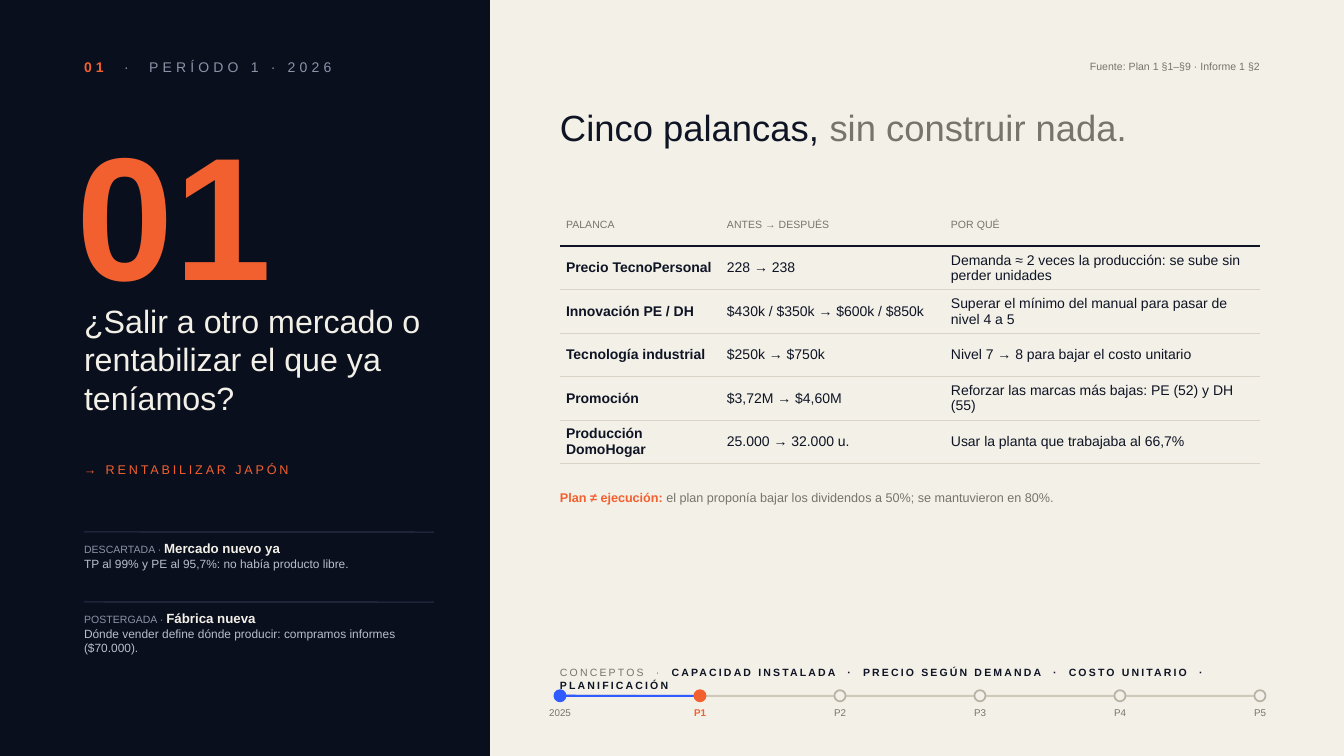
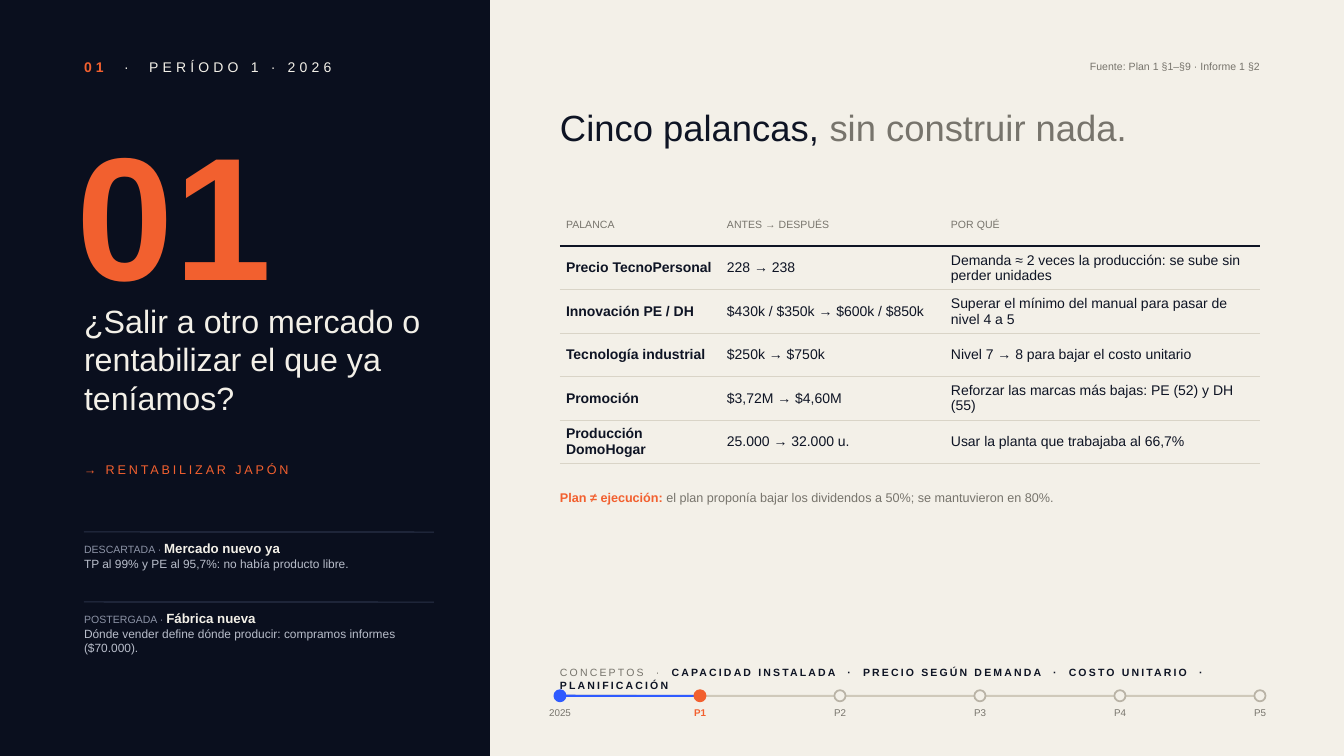
Before and after one commit to bautiwebs-spec/omega, a slide deck: slide 5 of entregables/OMEGA_Cinco_decisiones.pptx. Drawn at 1344x756 pixels with LibreOffice and Linux fonts; fonts in the diff are those of the drawing. Boxes give left, top, right and bottom in pixels: in the first picture for what was removed or moved away, otherwise in the second. Text is boxed around its words. In the diff, an @@ line names an element or a change of style, - is before the commit and + after.

```diff
--- a/entregables/OMEGA_Cinco_decisiones.pptx
+++ b/entregables/OMEGA_Cinco_decisiones.pptx
@@ text "01 · PERÍODO 1 · ..." at (84,61,332,72): text colour #8C93A6 to #F3F0E8 in "· PERÍODO 1 · 2026" @@
```
Also in this commit, not shown: 13 other slides changed, 11 other files.
